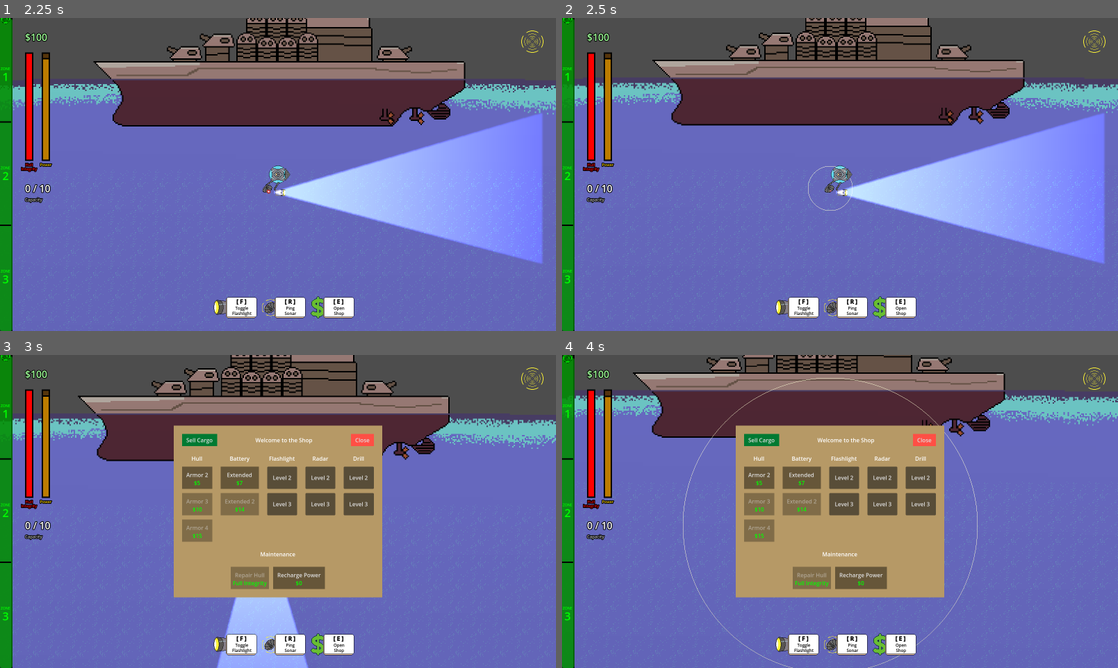
Above: before the commit, frames 1-4 (two rows, left to right).
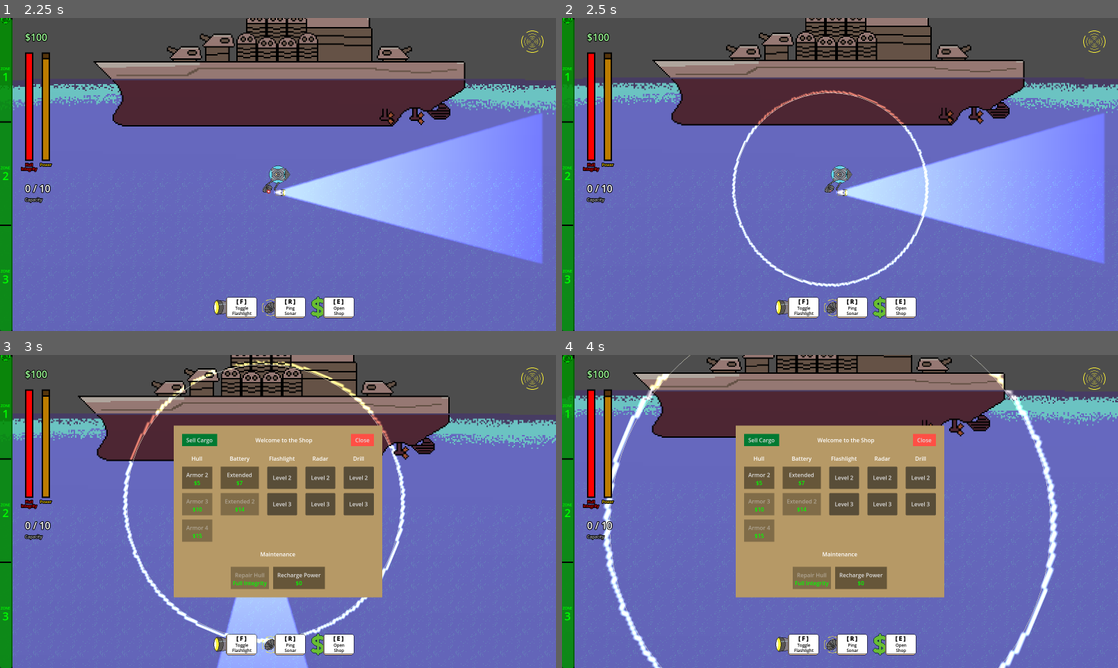
Above: after the commit, the same moments.

Repository: deruitda/ludum-dare-57
Game: Godot game, scene res://scenes/main.tscn
Two runs of this game, one before a commit and one after it. Both use one fixed random seed, a clock stepped at 60 frames per second and the inputs below. Sound files missing from this copy of the repository are replaced by a short silence.
Inputs:
- Up to frame 1 (2.25 s): click "Toggle Flashlight" at 0.5 s; click "Ping Sonar" at 1.25 s; tap Enter at 2 s; hold D (move_right) from 2.03 s (still down); tap R at 2.1 s
- Up to frame 2 (2.5 s): keep holding D (move_right)
- Up to frame 3 (3 s): release D (move_right) at 2.78 s; hold S (move_down) from 2.78 s (still down); tap E at 2.85 s
- Up to frame 4 (4 s): release S (move_down) at 3.53 s; hold D (move_right) from 3.53 s (still down); tap F at 3.6 s

Frame 1 is identical in both runs. In frame 2, 1.1% of the frame differs, in the area x 30-66%, y 22-86%; in frame 3, 1.8%; in frame 4, 2.7%, in the area x 7-90%, y 0-100%.

Commit message:
better ping ring

Diff:
--- a/scenes/radar/radar.gd
+++ b/scenes/radar/radar.gd
@@ -16,6 +16,7 @@
 @onready var light: PointLight2D = $PointLight2D2
 @onready var arm_audio_player: AudioStreamPlayer2D = $AudioArm
 @onready var call_audio_player: AudioStreamPlayer2D = $AudioCall
+@onready var ping_ring_light: PointLight2D = $ping_ring_light
 
 var is_scanning = false
 var is_cooling_down = false
@@ -36,6 +37,7 @@
 		else:
 			animated_sprite.play("blink")
 
+		ping_ring_light.enabled = true
 		current_rad = circle_collider.shape.radius
 		var new_rad = 0
 
@@ -43,6 +45,7 @@
 			new_rad = current_rad + increment
 		else:
 			is_scanning = false
+			ping_ring_light.enabled = false
 			circle_drawer.visible = false
 			area2d.monitoring = false
 			light.enabled = false
@@ -50,6 +53,8 @@
 
 		current_rad = new_rad
 		circle_collider.shape.radius = current_rad
+		ping_ring_light.scale.x = current_rad * .016
+		ping_ring_light.scale.y = current_rad * .016
 
 		circle_drawer.circle_draw(current_rad)
 
--- a/scenes/radar/radar.tscn
+++ b/scenes/radar/radar.tscn
@@ -6,8 +6,10 @@
 [ext_resource type="Script" uid="uid://c7thp3o46sxrj" path="res://scenes/submarine/power_consumption_component.gd" id="4_ho7nn"]
 [ext_resource type="AudioStream" uid="uid://div4n4x24jeij" path="res://assets/audio/sfx/radar_arm.wav" id="5_niuob"]
 [ext_resource type="AudioStream" uid="uid://c7efuqdkoa0ev" path="res://assets/audio/sfx/Radar_call.wav" id="6_kpnah"]
+[ext_resource type="Texture2D" uid="uid://bn8aora34gik4" path="res://scenes/radar/ping_ring.png" id="7_kpnah"]
 
 [sub_resource type="CircleShape2D" id="CircleShape2D_fyqjv"]
+radius = 273.31
 
 [sub_resource type="AtlasTexture" id="AtlasTexture_ho7nn"]
 atlas = ExtResource("3_4i2j4")
@@ -293,6 +295,13 @@
 volume_db = 10.619
 pitch_scale = 0.56
 
+[node name="ping_ring_light" type="PointLight2D" parent="."]
+scale = Vector2(0.145, 0.145)
+enabled = false
+color = Color(0.811765, 0.823529, 0.372549, 1)
+energy = 3.4
+texture = ExtResource("7_kpnah")
+
 [connection signal="area_entered" from="Area2D" to="." method="_on_area_2d_area_entered"]
 [connection signal="body_shape_entered" from="Area2D" to="." method="_on_area_2d_body_shape_entered"]
 [connection signal="animation_changed" from="AnimatedSprite2D" to="." method="_on_animated_sprite_2d_animation_changed"]
Binary file added: scenes/radar/ping_ring.aseprite
Binary file added: scenes/radar/ping_ring.png
Not shown, added: scenes/radar/ping_ring.png.import
Not shown: 1 places in scenes/radar/radar.tscn that only renumber resources
